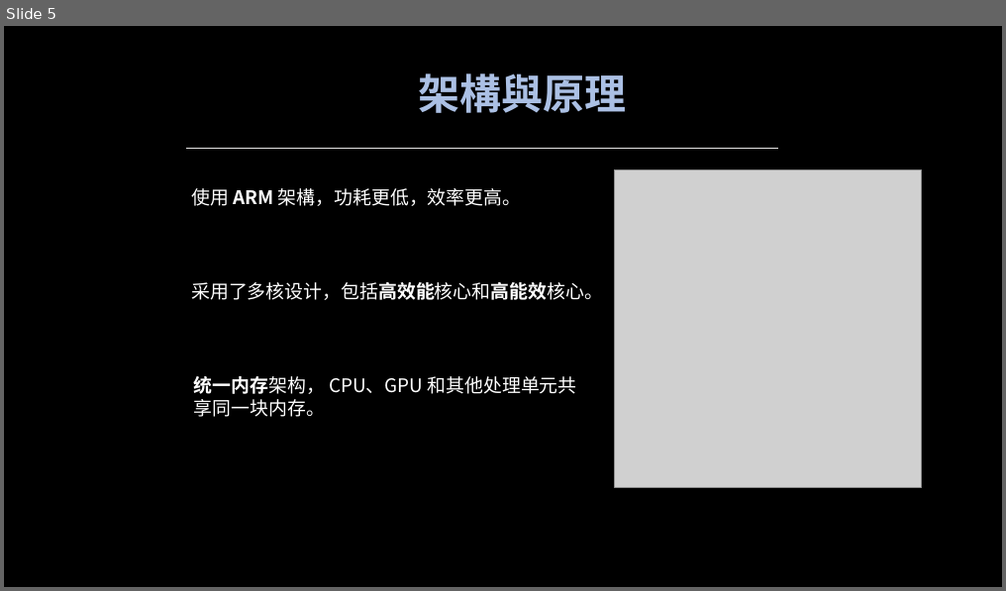
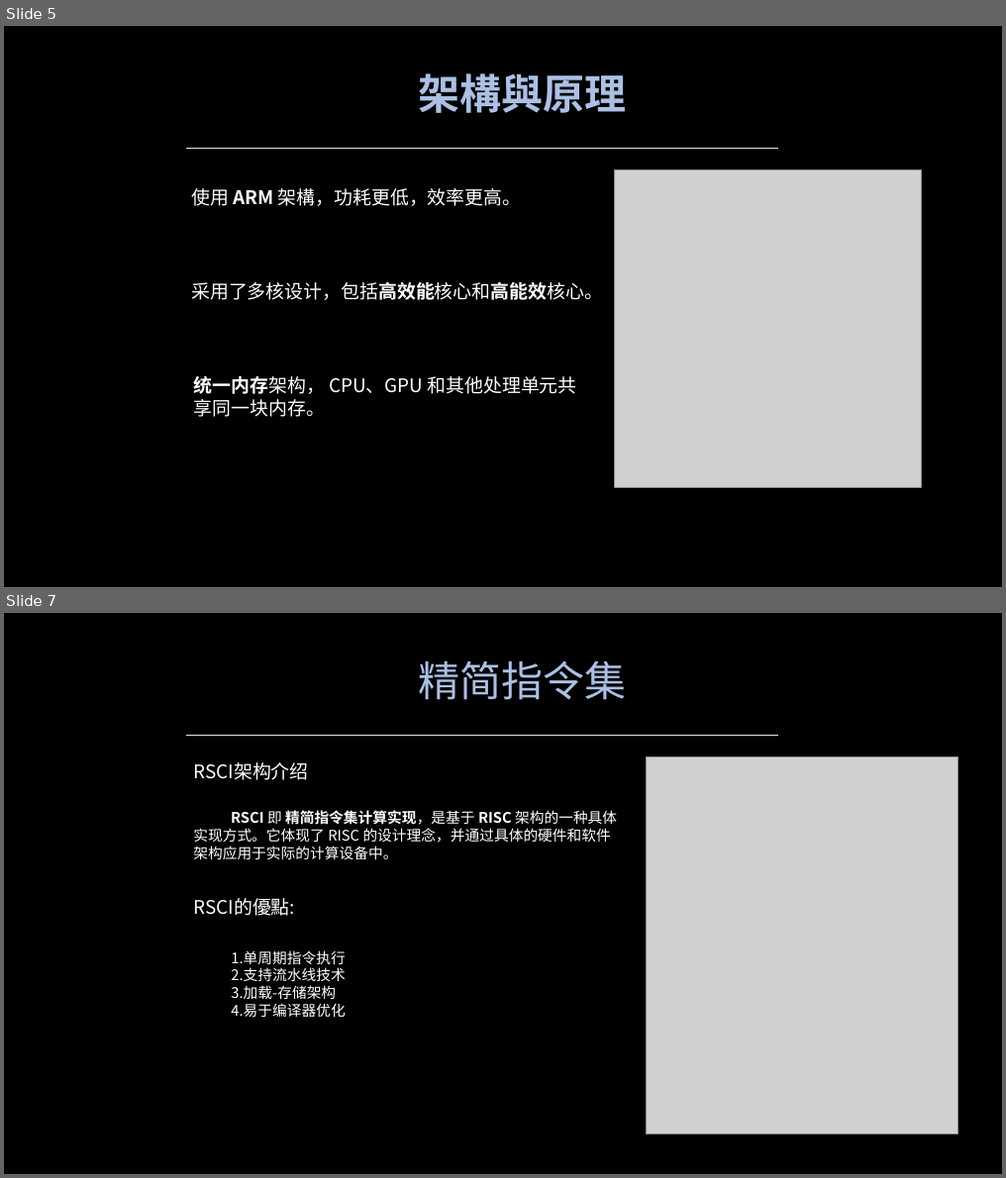
Before and after one commit to miaoyinnu/Apple, a slide deck: Apple.pptx. Shown one above the other, each under a label of ours: slide 5 before the commit, slides 5 and 7 after it; the slides between them are not shown. The pictures are 1006x591 and 1006x1178 pixels, drawn with LibreOffice and Linux fonts; fonts in the diff are those of the drawing; grey boxes stand for pictures. Boxes give left, top, right and bottom in pixels: in the first picture for what was removed or moved away, otherwise in the second. Text is boxed around its words. In the diff, an @@ line names an element or a change of style, - is before the commit and + after.

Commit message:
添加ARM RSCI

```diff
--- a/Apple.pptx
+++ b/Apple.pptx
@@ slide 7 added at box(4, 613, 1002, 1174), background #000000 @@
@@ text added at box(419, 661, 627, 700), 40 pt, text gradient #F6F8FC to #ABC0E4 to #C7D5ED @@
+精简指令集
@@ line added from (187, 736) to (779, 736), #E7E6E6 1.25 pt @@
@@ picture added at box(647, 757, 958, 1134) @@
@@ text added at box(194, 762, 309, 780), 18 pt, text #FFFFFF @@
+RSCI架构介绍
@@ text added at box(193, 810, 617, 861), 14 pt, text #FFFFFF @@
+RSCI 即 精简指令集计算实现，是基于 RISC 架构的一种具体实现方式。它体现了 RISC 的设计理念，并通过具体的硬件和软件架构应用于实际的计算设备中。
@@ text added at box(194, 898, 296, 916), 18 pt, text #FFFFFF @@
+RSCI的優點:
@@ text added at box(231, 951, 345, 1018), 14 pt, text #FFFFFF @@
+1.单周期指令执行
+2.支持流水线技术
+3.加载-存储架构
+4.易于编译器优化
```
Also in this commit, not shown: 1 other slide added, 1 slide removed.
